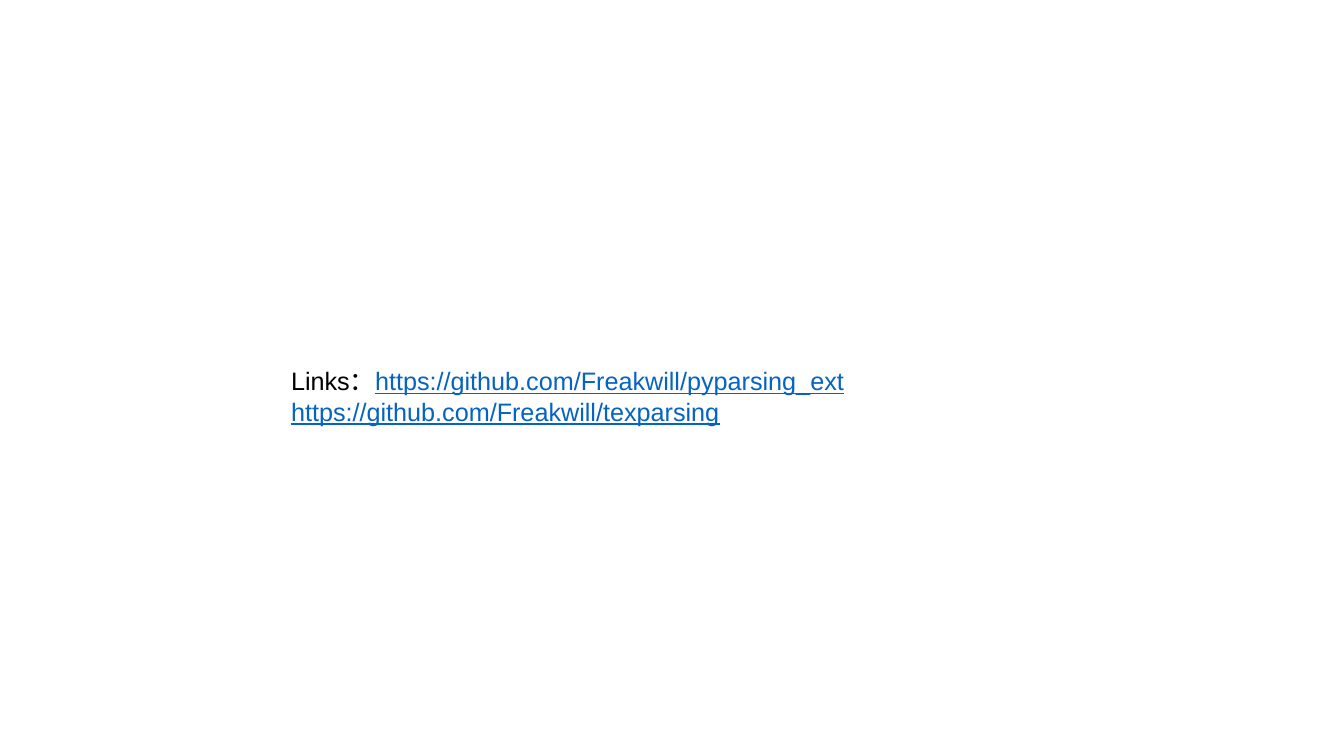
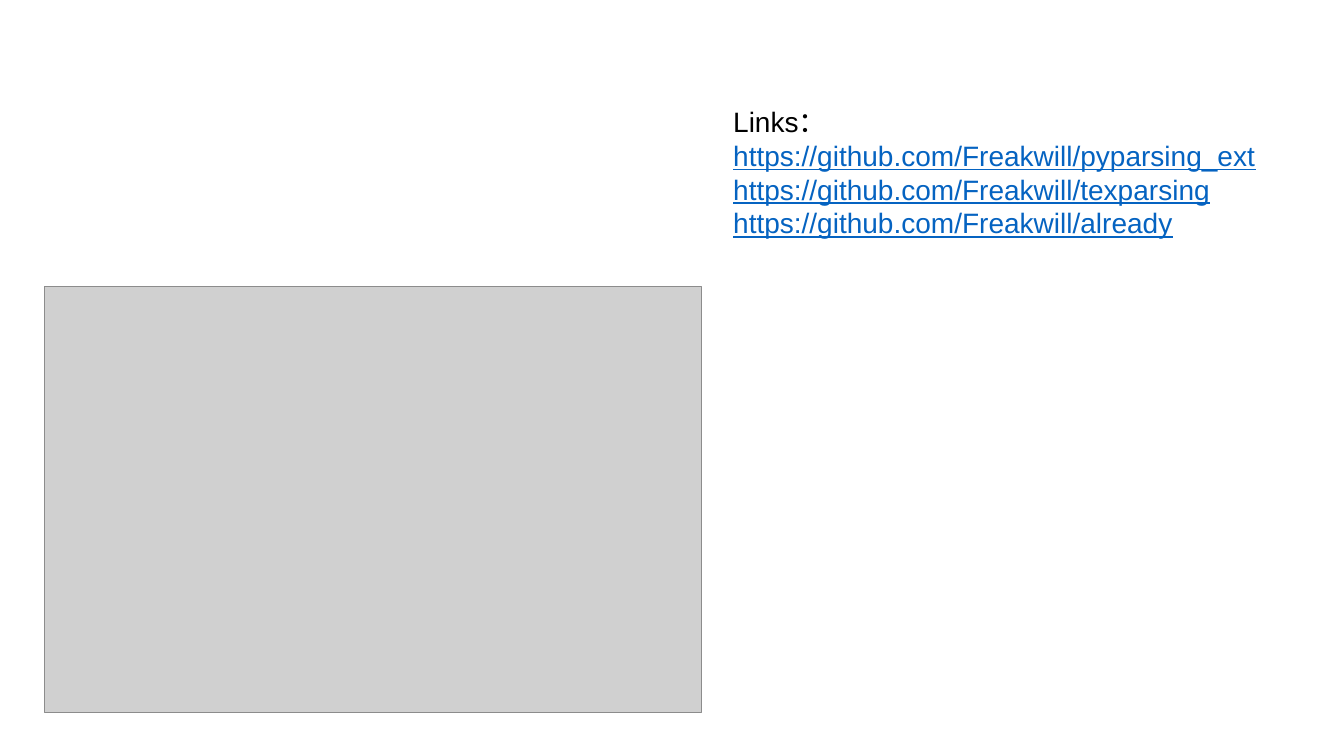
Before and after one commit to Freakwill/pycon2021-ppt, a slide deck: slide 11 of slide-light.pptx (slide 9 before the commit). Drawn at 1344x756 pixels with LibreOffice and Linux fonts; fonts in the diff are those of the drawing; grey boxes stand for pictures; background and template pictures are left out. Boxes give left, top, right and bottom in pixels: in the first picture for what was removed or moved away, otherwise in the second. Text is boxed around its words. In the diff, an @@ line names an element or a change of style, - is before the commit and + after.

```diff
--- a/slide-light.pptx
+++ b/slide-light.pptx
@@ text "Links：": place and size @@
-text "Links：" at [291, 371, 844, 426]
+text "Links：" at [733, 111, 1255, 238]
@@ text at [733, 111, 1255, 171]: text changed; size 18 to 20 pt @@
-Links：https://github.com/Freakwill/pyparsing_ext
+Links：
+https://github.com/Freakwill/pyparsing_ext
@@ text at [733, 179, 1210, 205]: size 18 to 20 pt in "https://github.com/Freakwill/texparsing" @@
@@ text at [733, 212, 1172, 238]: paragraph added @@
+https://github.com/Freakwill/already
@@ picture added at [45, 287, 702, 713] @@
```
Also in this commit, not shown: 8 other slides changed, 4 slides added, 2 slides removed.
